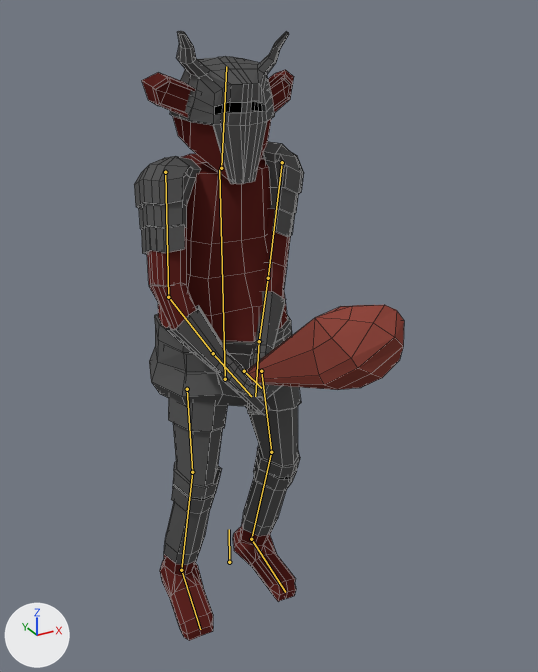
An edit to the Blender file GitVersion/Assets/Characters/Old Blender (Don't touch)/Low poly trol.blend, drawn before and after from the same camera.
Camera for both pictures: a 50 mm camera at (-6.27, -13.34, 3.55) aimed at (-0.08, -2.07, -2.08). Every picture has the same lights, and +X, +Y and +Z are marked at lower left. Both versions are drawn at frame 120 of the action 'ArmatureAction'; the numbers are the values there. The bones that bend it are drawn over the model as lines. Mesh edges are drawn as thin lines.

Names of what the first picture shows: 'Cube.001', 'Cup'.
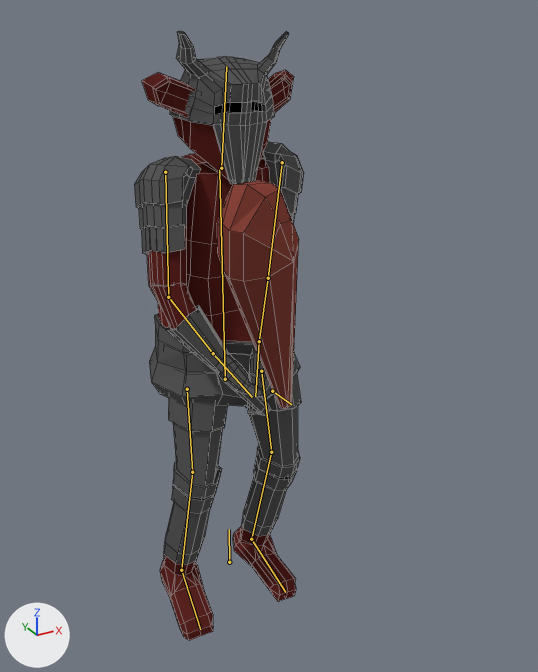
The change in detail:
Bone 'Bone.009' (bone_bone_009) turns from (0, 0, 0) to (-1, 1, -4) degrees about its own x, y and z.
Bone 'Bone.018' (bone_bone_018) moves from (0.0, 0.0, 0.0) to (-0.19, 0.64, -0.06).
Bone 'Bone.018' (bone_bone_018) turns from (0, 0, 0) to (-1, -2, 31) degrees about its own x, y and z.

What differs and where, as boxes (x1, y1, x2, y2) in the pictures (538 x 672 px):
'Cube.001', posed
    both: (134, 31, 304, 641)
'Cup', posed (48% narrower, 166% taller)
    before: (246, 305, 404, 390)
    after: (217, 181, 299, 409)
bone 'Bone.009', root to tip
    before: (213, 353) to (251, 396)
    after: (213, 353) to (252, 397)
bone 'Bone.018', root to tip
    before: (244, 371) to (261, 388)
    after: (272, 391) to (291, 404)
